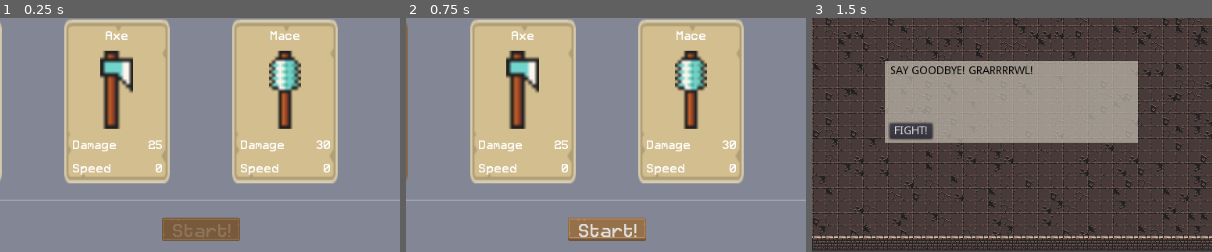
Above: before the commit, frames 1-3 (left to right).
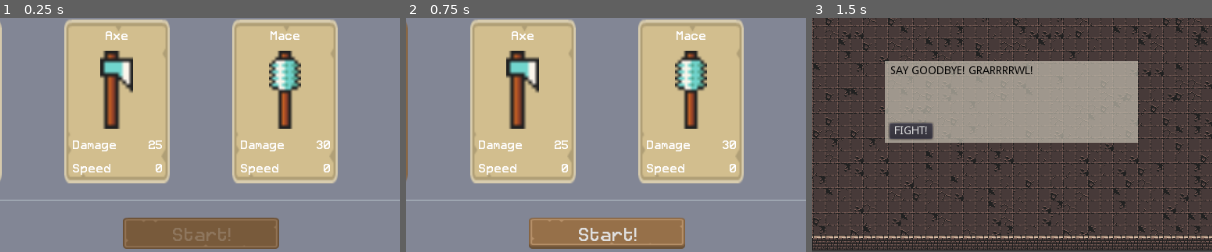
Above: after the commit, the same moments.

Repository: josephmbustamante/ludum-dare-45
Game: Godot game, scene res://Scenes/WeaponPickerScreen.tscn
The game is run twice, just before and just after one commit, with the same random seed, the same clock (stepped at 60 frames per second) and the same inputs.
Inputs (mouse positions are % of the whole screen's width and height, from its top left):
- Up to frame 1 (0.25 s): no input
- Up to frame 2 (0.75 s): tap Enter at 0.5 s; move the mouse to (19, 68) at 0.52 s; hold Right (right) from 0.53 s (still down); click (19, 68) at 0.6 s
- Up to frame 3 (1.5 s): release Right (right) at 1.25 s; click "Start!" at 1.25 s
The pictures show only the part of the screen within x 25-75%, y 50-100%; the shares and areas given below are measured in that part.

The runs differ from the first frame. In frame 1, 3.5% of the frame differs, in the area x 30-70%, y 85-99%; in frame 2, 3.9%; in frame 3, nothing differs.

Commit message:
Make buttons larger

Diff:
--- a/Scenes/LevelUp.tscn
+++ b/Scenes/LevelUp.tscn
@@ -81,8 +81,9 @@
 
 [node name="Confirm" type="Button" parent="MarginContainer/Rows/CenterContainer"]
 margin_left = 420.0
-margin_right = 480.0
-margin_bottom = 20.0
+margin_right = 620.0
+margin_bottom = 40.0
+rect_min_size = Vector2( 200, 40 )
 size_flags_horizontal = 0
 custom_fonts/font = ExtResource( 5 )
 text = "Confirm"
--- a/Scenes/WeaponPickerScreen.tscn
+++ b/Scenes/WeaponPickerScreen.tscn
@@ -14,7 +14,7 @@
 margin_left = 12.4444
 margin_top = 10.6667
 margin_right = 1012.89
-margin_bottom = 588.444
+margin_bottom = 595.667
 custom_constants/margin_right = 20
 custom_constants/margin_top = 20
 custom_constants/margin_left = 20
@@ -25,7 +25,7 @@
 margin_left = 20.0
 margin_top = 20.0
 margin_right = 980.0
-margin_bottom = 557.0
+margin_bottom = 565.0
 custom_constants/separation = 20
 
 [node name="GameTitle" type="Label" parent="MarginContainer/Rows"]
@@ -83,13 +83,13 @@
 [node name="CenterContainer" type="CenterContainer" parent="MarginContainer/Rows"]
 margin_top = 515.0
 margin_right = 960.0
-margin_bottom = 535.0
+margin_bottom = 545.0
 
 [node name="Button" type="Button" parent="MarginContainer/Rows/CenterContainer"]
-margin_left = 457.0
-margin_right = 557.0
-margin_bottom = 30.0
-rect_min_size = Vector2( 100, 30 )
+margin_left = 430.0
+margin_right = 630.0
+margin_bottom = 40.0
+rect_min_size = Vector2( 200, 40 )
 disabled = true
 text = "Start!"
 [connection signal="pressed" from="MarginContainer/Rows/CenterContainer/Button" to="MarginContainer" method="_on_Start_Button_pressed"]
